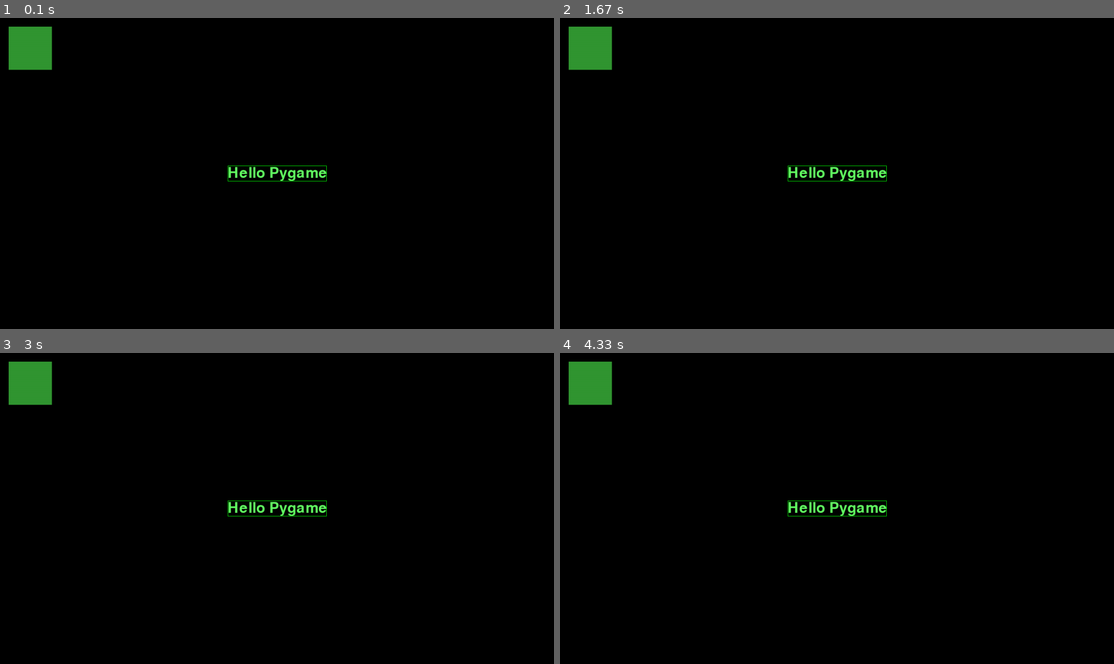
Above: before the commit, frames 1-4 (two rows, left to right).
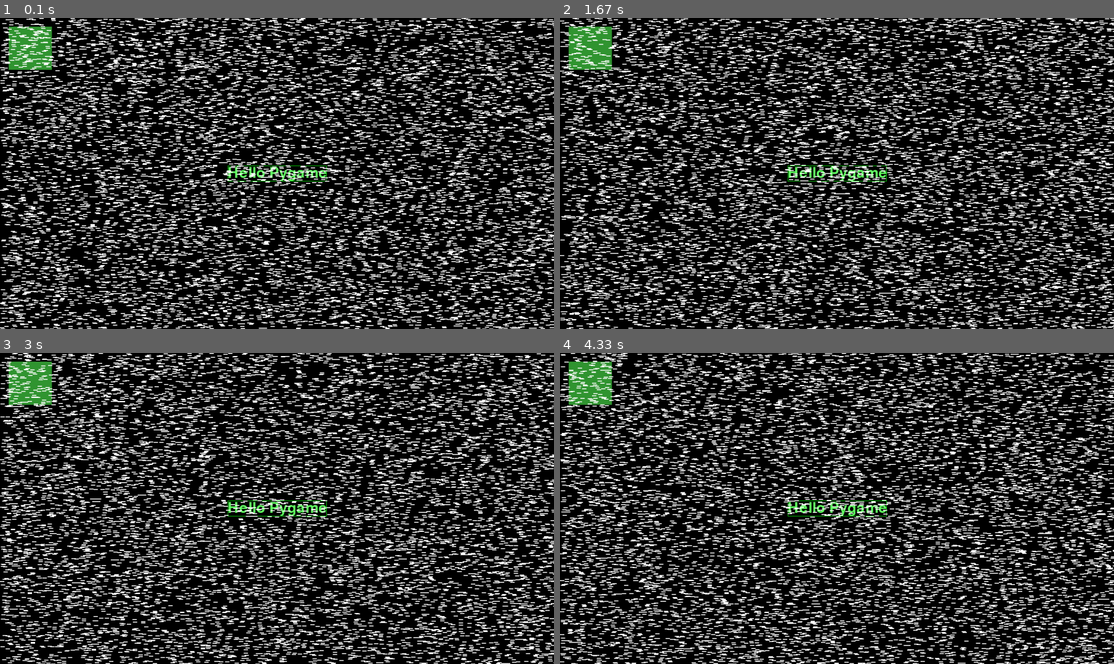
Above: after the commit, the same moments.

Repository: AKETSU-main/-PyGame
Game: pygame game, started from 1205_PyGame1/main.py
The game is run twice, just before and just after one commit, with the same random seed, the same clock (stepped at 60 frames per second) and the same inputs.
Inputs:
- Up to frame 1 (0.1 s): no input
- Up to frame 2 (1.67 s): no input
- Up to frame 3 (3 s): no input
- Up to frame 4 (4.33 s): no input

The runs differ from the first frame. In frame 1, 31% of the frame differs, in the area x 0-100%, y 0-100%; in frame 2, 31%; in frame 3, 30%; in frame 4, 31%.

Commit message:
Экран с помехами

Diff:
--- a/1205_PyGame1/main.py
+++ b/1205_PyGame1/main.py
@@ -1,4 +1,6 @@
 # Example file showing a basic pygame "game loop"
+from random import random
+
 import pygame
 
 
@@ -17,6 +19,12 @@
 def draw_square(screen):
     color = pygame.Color(50, 150, 50)
     pygame.draw.rect(screen, color, (20, 20, 100, 100), 0)
+
+
+def draw_pixels(screen):
+    for _ in range(10000):
+        screen.fill(pygame.Color('white'), (random() * width, random() * height, 10, 2))
+
 
 if __name__ == '__main__':
     # pygame setup
@@ -39,6 +47,7 @@
         # RENDER YOUR GAME HERE
         draw1(screen)
         draw_square(screen)
+        draw_pixels(screen)
         # flip() the display to put your work on screen
         pygame.display.flip()
 
